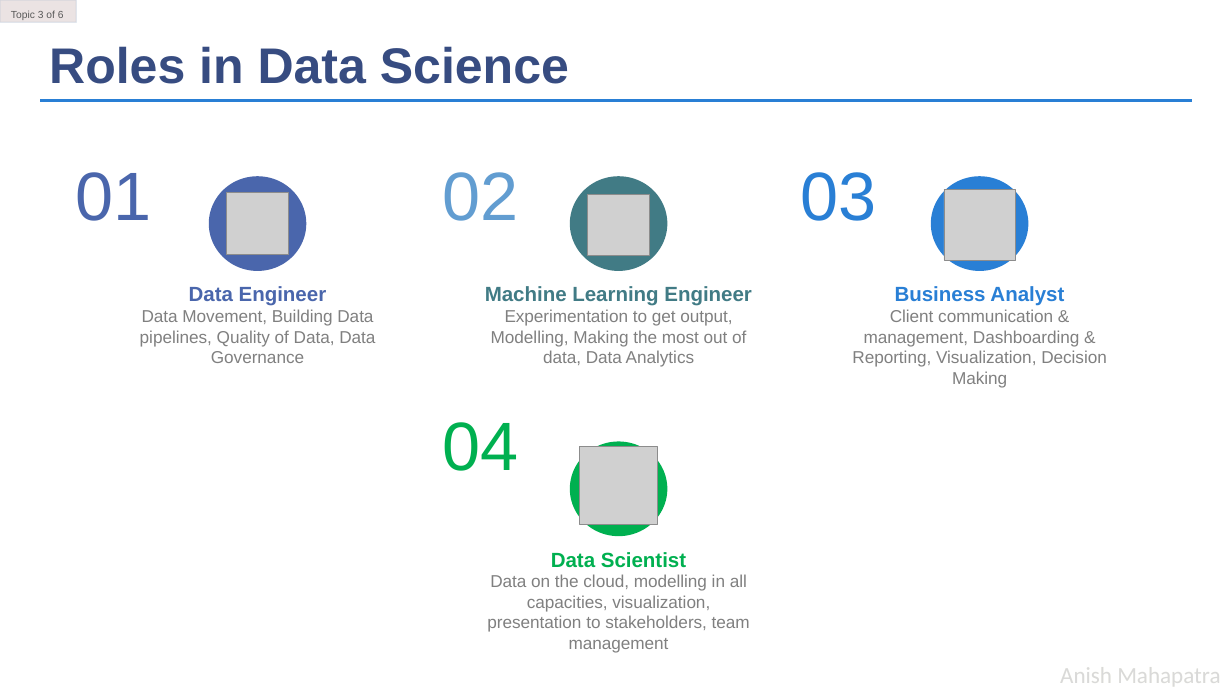
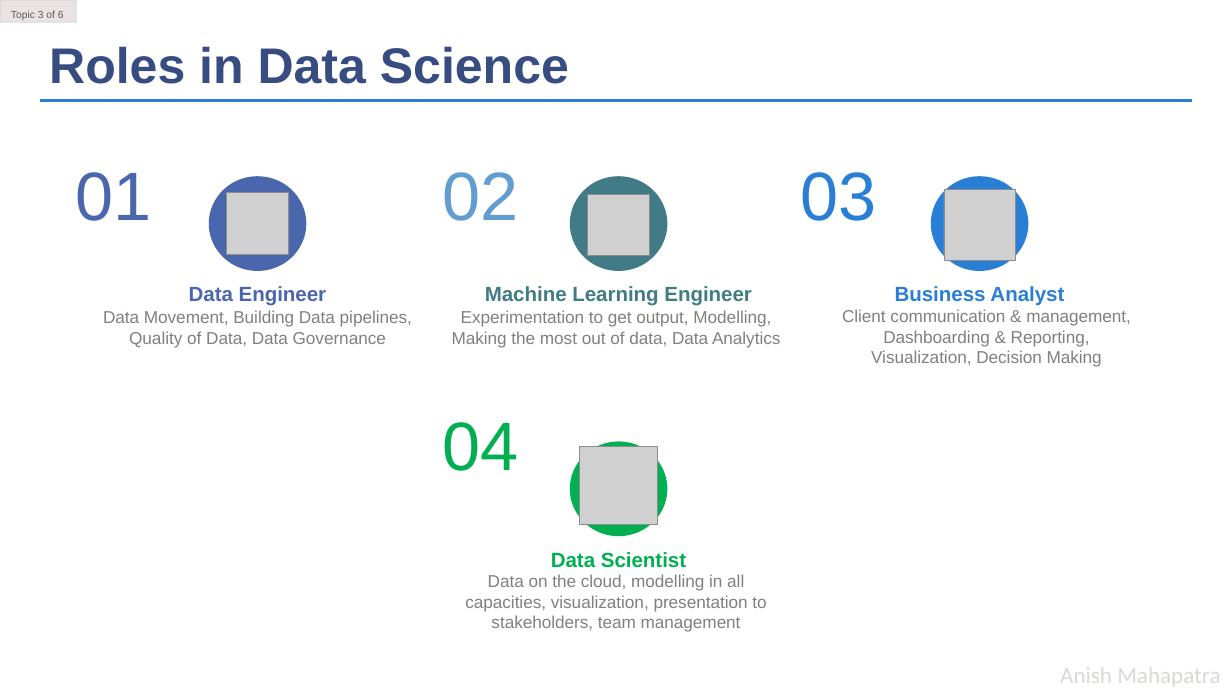
Before and after one commit to anishmahapatra/machinelearningwriting, a slide deck: slide 5 of Webinar/35 UpGrad - Cracking the Data Science Interview/Cracking the Data Science Interview.pptx. Drawn at 1232x693 pixels with LibreOffice and Linux fonts; fonts in the diff are those of the drawing; grey boxes stand for pictures; background and template pictures are left out. Boxes give left, top, right and bottom in pixels: in the first picture for what was removed or moved away, otherwise in the second. Text is boxed around its words. In the diff, an @@ line names an element or a change of style, - is before the commit and + after.

Commit message:
Cracking the Data Science Interview

```diff
--- a/Webinar/35 UpGrad - Cracking the Data Science Interview/Cracking the Data Science Interview.pptx
+++ b/Webinar/35 UpGrad - Cracking the Data Science Interview/Cracking the Data Science Interview.pptx
@@ text "Data Movement, Building Data pipelines, ..." rewrapped from (140, 309, 375, 363) to (103, 310, 412, 348) @@
@@ text "Experimentation to get output, Modelling, ..." rewrapped from (491, 309, 746, 367) to (452, 310, 780, 348) @@
@@ text "Client communication & management, Dashboarding ..." rewrapped from (852, 309, 1107, 388) to (842, 309, 1131, 367) @@
@@ text "Data on the cloud, modelling ..." rewrapped from (487, 574, 750, 653) to (465, 574, 766, 632) @@
```
Also in this commit, not shown: 4 other files.
